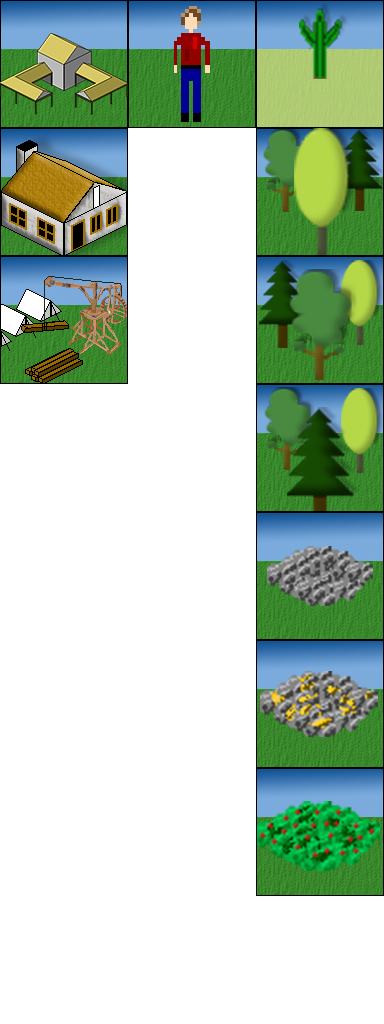
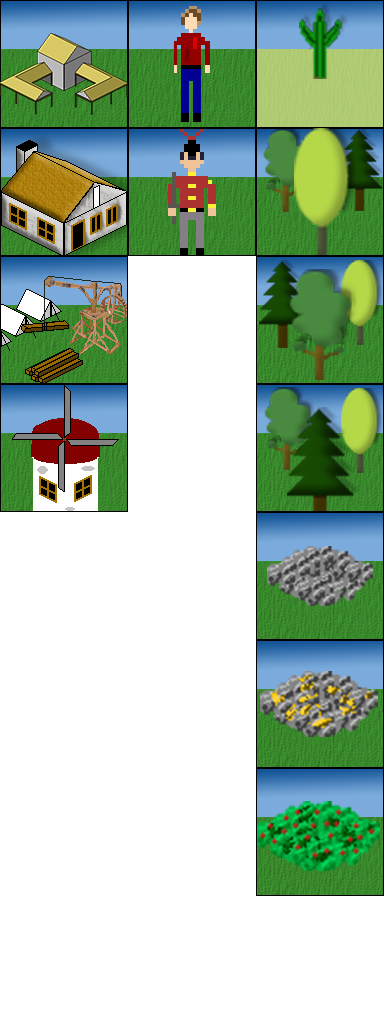
Two versions of the same layered image (384 × 1024). Layer-by-layer changes:
added layer "Layer 3" above "Layer 2" over (x1=128, y1=128, x2=256, y2=256)
added layer "Layer 2" above "Layer 1" over (x1=0, y1=384, x2=128, y2=512)
